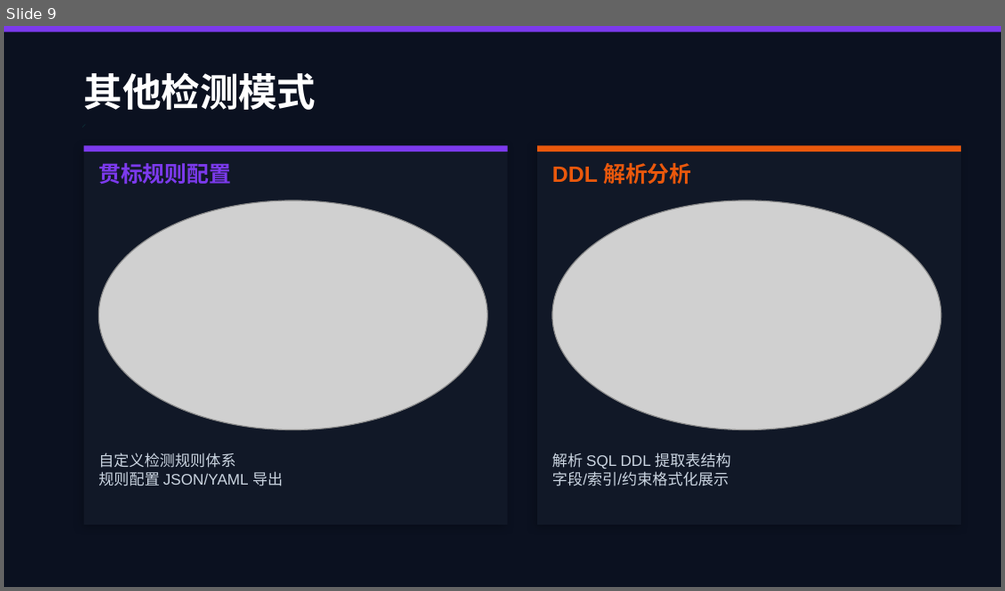
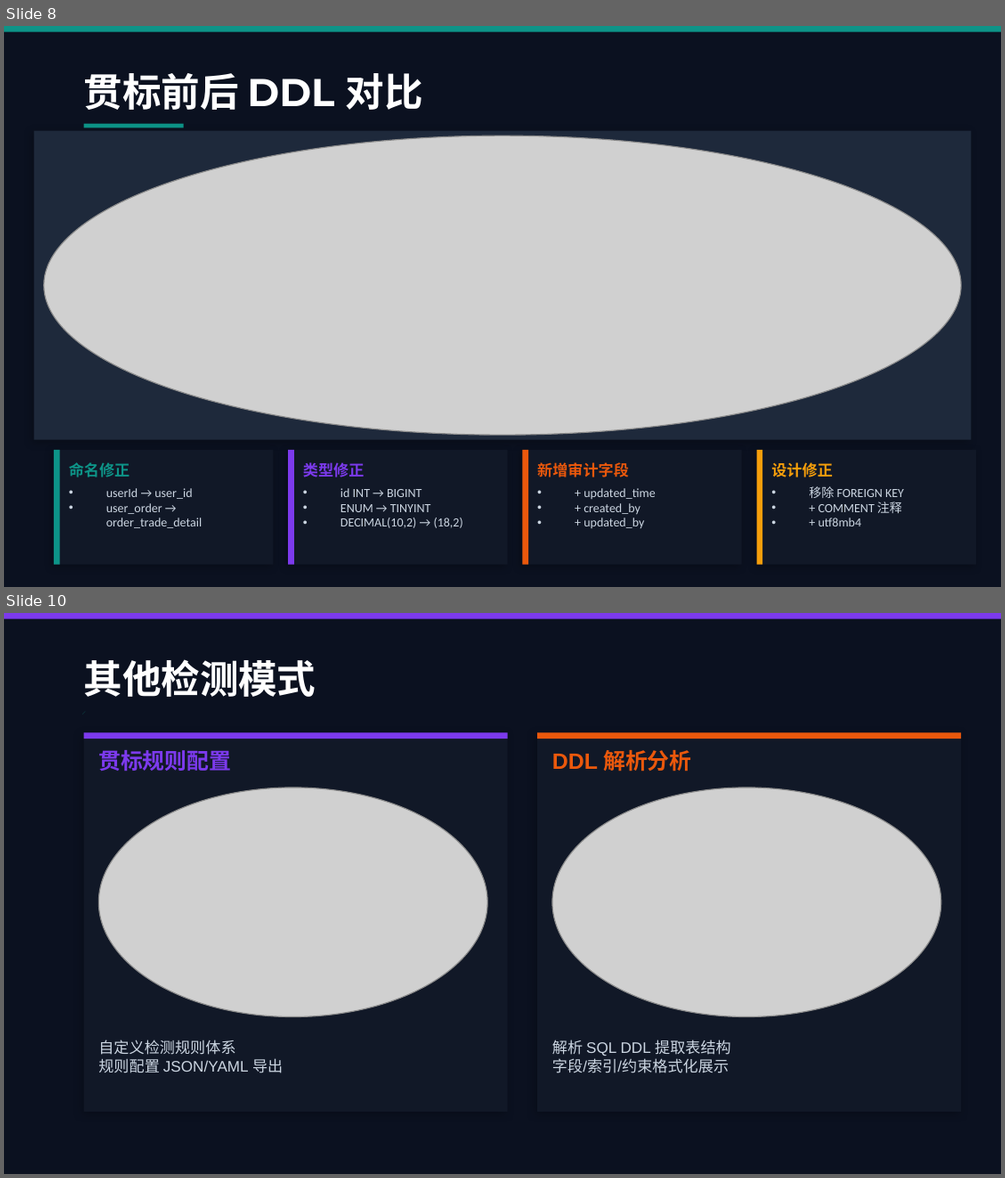
Before and after one commit to XielyCoder/db-standard-checker, a slide deck: docs/DB贯标助手产品演示.pptx. Shown one above the other, each under a label of ours: slide 9 before the commit, slides 8 and 10 after it; the slides between them are not shown. The pictures are 1005x591 and 1005x1178 pixels, drawn with LibreOffice and Linux fonts; fonts in the diff are those of the drawing; grey boxes stand for pictures. Boxes give left, top, right and bottom in pixels: in the first picture for what was removed or moved away, otherwise in the second. Text is boxed around its words. In the diff, an @@ line names an element or a change of style, - is before the commit and + after.

Commit message:
feat: 更新产品演示PPT - 加入贯标前后DDL对比截图

```diff
--- a/docs/DB贯标助手产品演示.pptx
+++ b/docs/DB贯标助手产品演示.pptx
@@ slide 8 added at <box>4,26,1001,587</box>, background #0B1120 @@
@@ rectangle added at <box>4,26,1001,32</box>, fill #0D9488 @@
@@ text added at <box>84,73,423,110</box>, 28 pt, text #FFFFFF, bold @@
+贯标前后 DDL 对比
@@ rectangle added at <box>34,131,971,440</box>, fill #1E293B @@
@@ line added from (84, 126) to (184, 126), #0D9488 3 pt @@
@@ picture added at <box>44,135,961,435</box> @@
@@ rectangle added at <box>54,450,273,564</box>, fill #111827 @@
@@ rectangle added at <box>54,450,60,564</box>, fill #0D9488 @@
@@ rectangle added at <box>288,450,508,564</box>, fill #111827 @@
@@ rectangle added at <box>288,450,294,564</box>, fill #7C3AED @@
@@ rectangle added at <box>522,450,742,564</box>, fill #111827 @@
@@ rectangle added at <box>522,450,528,564</box>, fill #EA580C @@
@@ rectangle added at <box>757,450,976,564</box>, fill #111827 @@
@@ rectangle added at <box>757,450,762,564</box>, fill #F59E0B @@
@@ text added at <box>69,462,130,477</box>, 11 pt, text #0D9488, bold @@
+命名修正
@@ text added at <box>303,462,364,477</box>, 11 pt, text #7C3AED, bold @@
+类型修正
@@ text added at <box>537,462,629,477</box>, 11 pt, text #EA580C, bold @@
+新增审计字段
@@ text added at <box>771,462,833,477</box>, 11 pt, text #F59E0B, bold @@
+设计修正
@@ text added at <box>106,488,202,528</box>, 9 pt, text #CBD5E1 @@
+• userId → user_id
+• user_order → order_trade_detail
@@ text added at <box>340,488,463,528</box>, 9 pt, text #CBD5E1 @@
+• id INT → BIGINT
+• ENUM → TINYINT
+• DECIMAL(10,2) → (18,2)
@@ text added at <box>583,488,655,528</box>, 9 pt, text #CBD5E1 @@
+• + updated_time
+• + created_by
+• + updated_by
@@ text added at <box>809,486,904,526</box>, 9 pt, text #CBD5E1 @@
+• 移除 FOREIGN KEY
+• + COMMENT 注释
+• + utf8mb4
@@ what was slide 9 is now slide 10 @@
```
Also in this commit, not shown: 3 slides changed, 1 other slide added, 1 slide removed, 3 other files.
